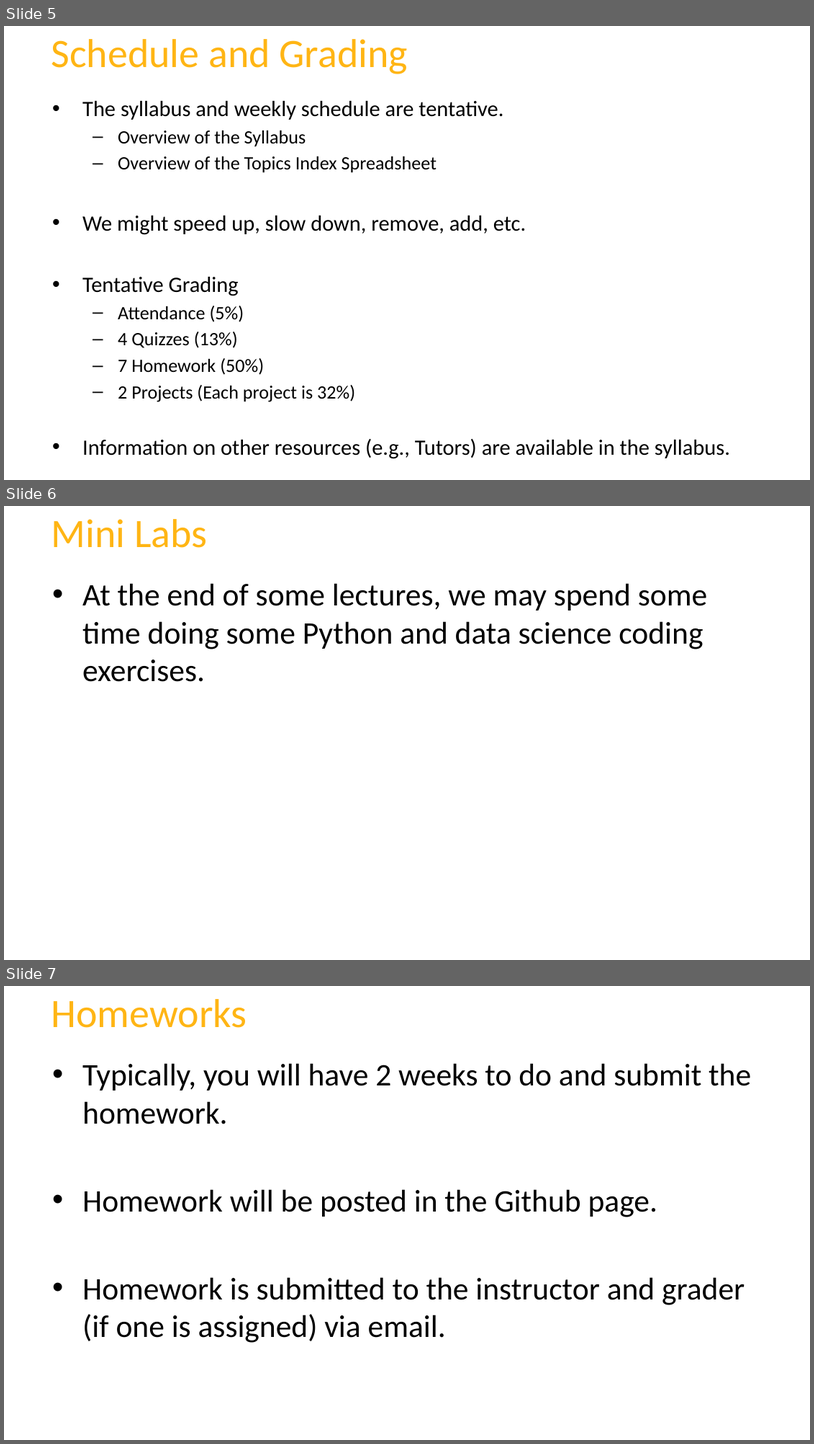
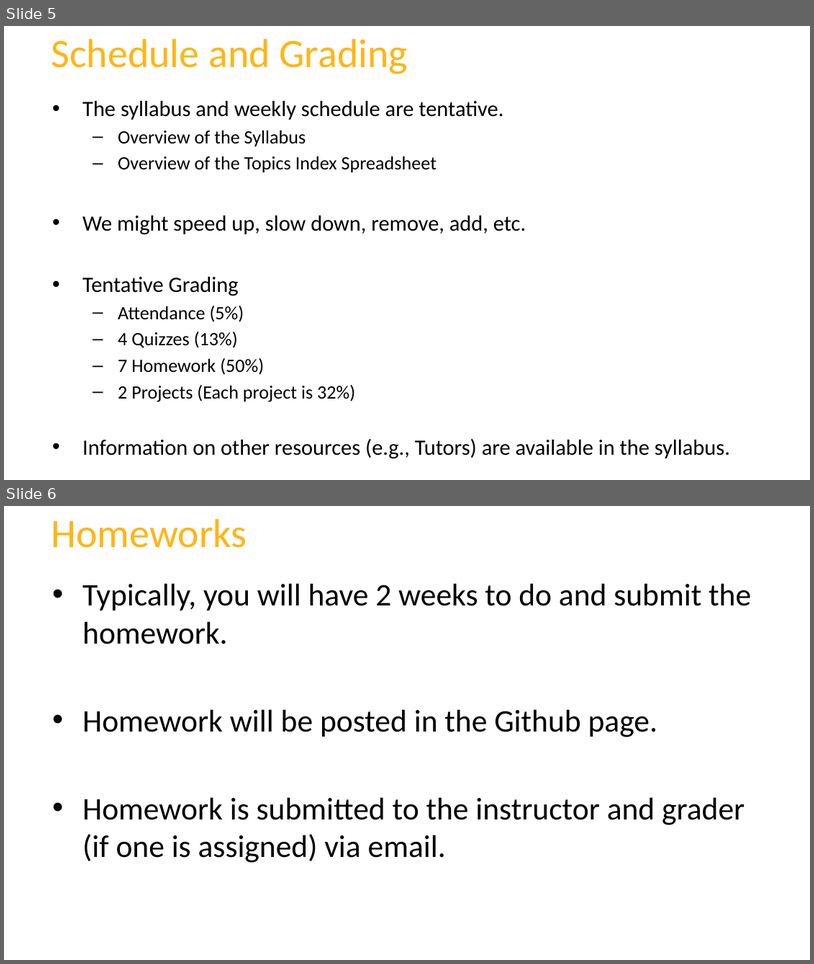
Before and after one commit to fgonzaleumbc/DATA601, a slide deck: Lecture01/1_Class_Logistics.pptx. Shown one above the other, each under a label of ours: slides 5, 6 and 7 before the commit, slides 5 and 6 after it. The pictures are 814x1444 and 814x964 pixels, drawn with LibreOffice and Linux fonts; fonts in the diff are those of the drawing; background and template pictures are left out. Boxes give left, top, right and bottom in pixels: in the first picture for what was removed or moved away, otherwise in the second. Text is boxed around its words. In the diff, an @@ line names an element or a change of style, - is before the commit and + after.

```diff
--- a/Lecture01/1_Class_Logistics.pptx
+++ b/Lecture01/1_Class_Logistics.pptx
@@ slide 6 removed at [4, 506, 810, 960], background #FFFFFF @@
@@ title removed at [52, 519, 207, 548] @@
-Mini Labs
@@ text removed at [82, 583, 707, 682] @@
-• At the end of some lectures, we may spend some time doing some Python and data science coding exercises.
@@ what was slide 7 is now slide 6 @@
```
Also in this commit, not shown: 1 slide added, 1 other file.
